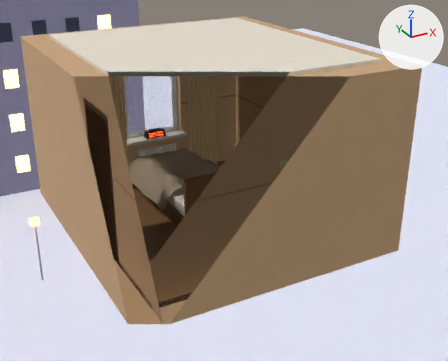
Two versions of the Blender file blender/bedroom.blend, one commit apart.
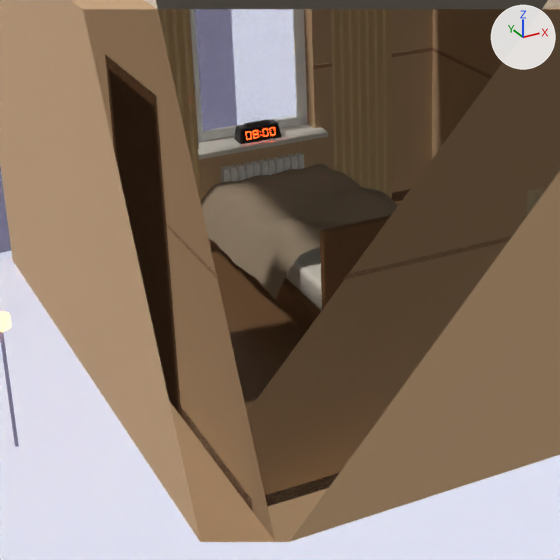
Each version appears first from a 50 mm camera at (-2.21, -5.79, 4.37) aimed at (2.19, 2.22, 0.36), and next in a close-up on the part from 8% to 66% of the width and 20% to 92% of the height. Every picture has the same lights, and +X, +Y and +Z are marked at upper right. The last two pictures show the newer version. Everything nearer to the camera than a plane just in front of the edit is cut away.

Objects in the first close-up: 'BedFrame', 'Blanket', 'Curtain_Left', 'Curtain_Right', 'Door', 'Floor', 'Ground', 'Mattress', 'Radiator', 'Trim', 'Walls', 'WindowFrame', 'WindowGlass' and 9 more.
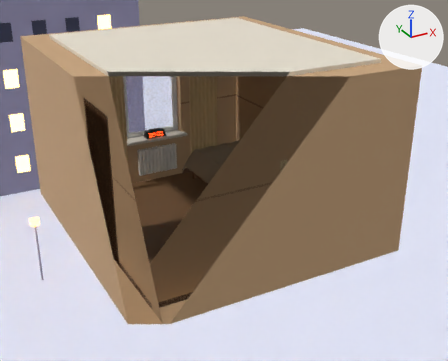
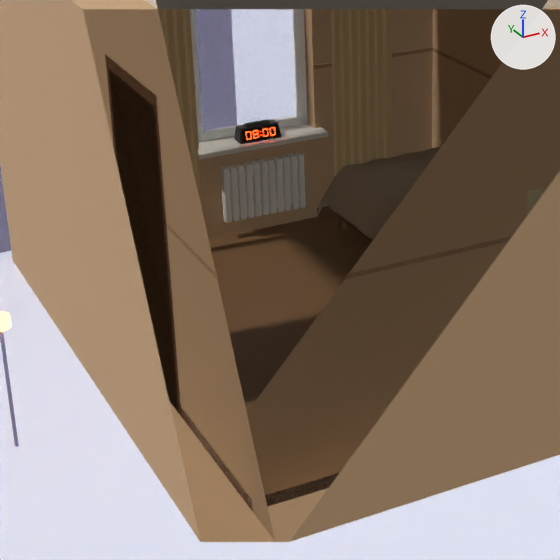
The change, as JSON lines over the scene's bpy script:
```json
{"block": "me_bedframe", "where": "# used by ob_bedframe; parent = ob_bed; location = (0.0, 0.0, 0.0)"}
{"op": "remove", "block": "me_bedframe", "code": "me_bedframe.from_pydata(...)  # 48 vertices, 36 faces; spans x 1.08..2.12, y 1.3..3.44, z 0.0..0.95"}
{"op": "add", "block": "me_bedframe", "code": "me_bedframe.from_pydata(...)  # 48 vertices, 36 faces; spans x 2.14..3.18, y 1.26..3.3, z 0.0..0.95"}
{"block": "me_bedframe", "change": "me_bedframe part 1: the whole mesh is scaled about its middle by (1, 0.951, 1), then moved by (1.06, -0.09, 0.0)"}
{"block": "me_mattress", "where": "# used by ob_mattress; parent = ob_bed; location = (0.0, 0.0, 0.0)"}
{"op": "remove", "block": "me_mattress", "code": "me_mattress.from_pydata(...)  # 8 vertices, 6 faces; spans x 1.12..2.08, y 1.38..3.42, z 0.3..0.5"}
{"op": "add", "block": "me_mattress", "code": "me_mattress.from_pydata(...)  # 8 vertices, 6 faces; spans x 2.18..3.14, y 1.34..3.28, z 0.3..0.5"}
{"block": "me_mattress", "change": "me_mattress part 2: the whole mesh is scaled about its middle by (1, 0.951, 1), then moved by (1.06, -0.09, 0.0)"}
{"block": "me_blanket", "where": "# used by ob_blanket; parent = ob_bed; location = (0.0, 0.0, 0.0)"}
{"op": "remove", "block": "me_blanket", "code": "me_blanket.from_pydata(...)  # 3185 vertices, 3072 faces; spans x 0.93..2.27, y 1.78..3.52, z 0.08..0.74"}
{"op": "add", "block": "me_blanket", "code": "me_blanket.from_pydata(...)  # 3185 vertices, 3072 faces; spans x 1.99..3.17, y 1.74..3.38, z 0.08..0.74"}
{"block": "me_blanket", "change": "me_blanket part 3: 3185 of 3185 vertices moved; they spanned x 0.93..2.27, y 1.78..3.52, z 0.08..0.74 and now span x 1.99..3.17, y 1.74..3.38, z 0.08..0.74; mean shift (0.98, -0.09, 0.02)"}
```

Boxes [x1, y1, x2, y2] around the edits, measured in the close-ups (560 x 560 px):
```json
{"object": "Blanket", "change": "reshaped", "before": [200, 164, 398, 300], "after": [317, 147, 441, 240]}
{"object": "BedFrame", "change": "moved, rescaled", "before": [210, 215, 391, 330], "after": [338, 214, 373, 242], "on screen": "mostly hidden afterwards"}
{"object": "Mattress", "change": "moved, rescaled", "before": [285, 247, 322, 311], "on screen": "not visible afterwards"}
{"object": "Radiator", "change": "unchanged, uncovered by the edit", "before": [220, 153, 304, 182], "after": [220, 153, 306, 223]}
```
